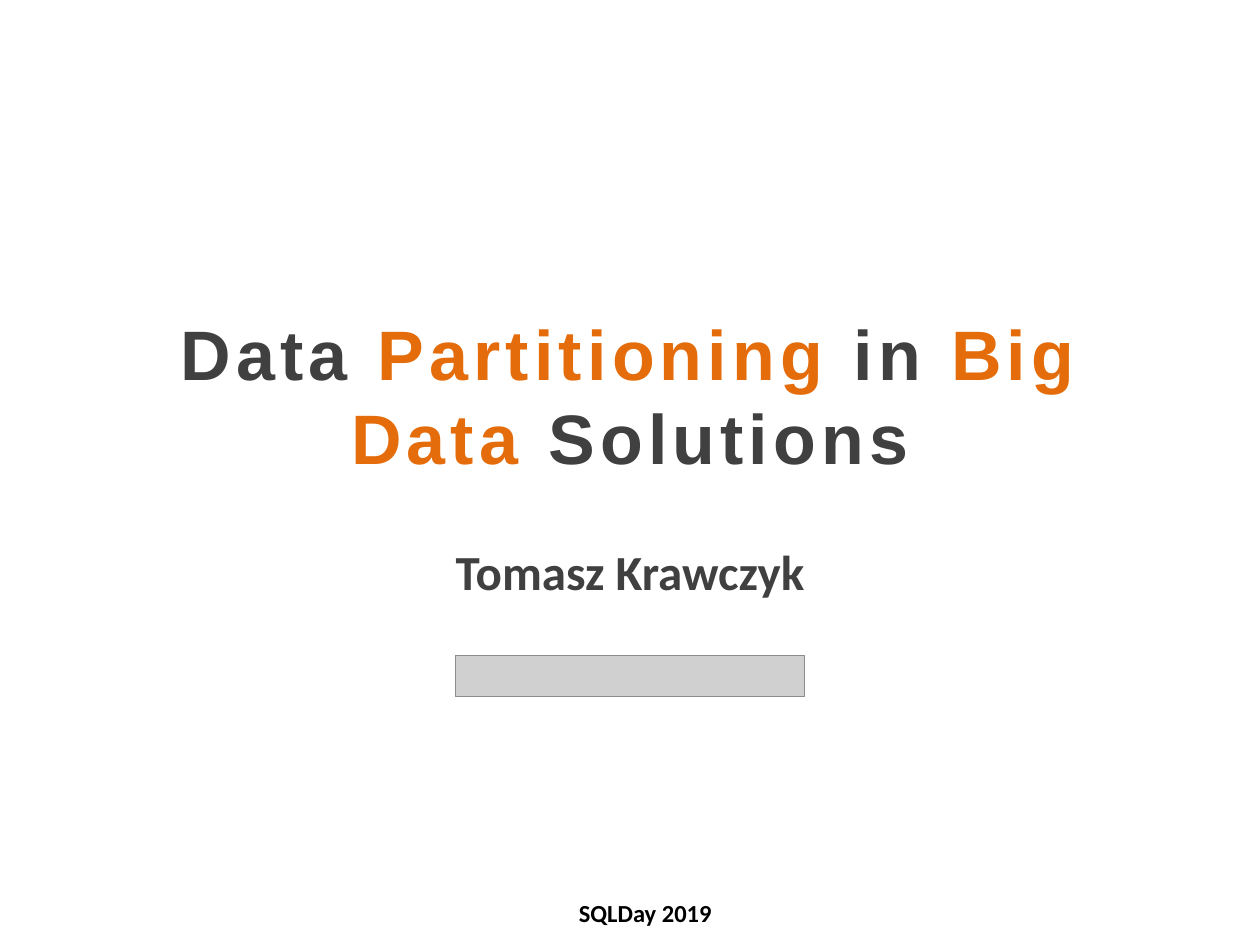
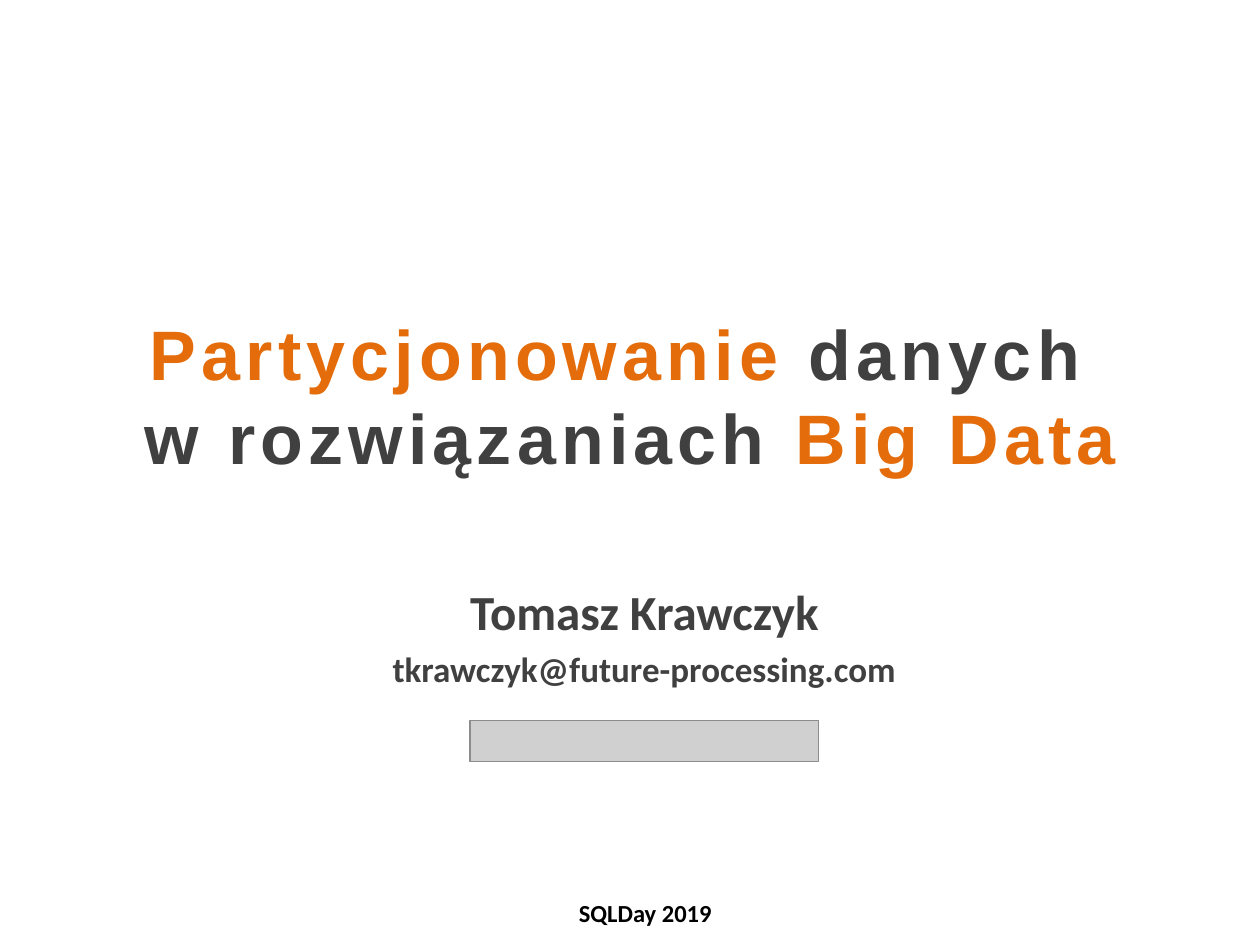
Before and after one commit to cloud4yourdata/CommunityEvents, a slide deck: slide 2 of SQLDay2019/SQLDay2019_PartitioningInBigDataSolutions.pptx. Drawn at 1260x945 pixels with LibreOffice and Linux fonts; fonts in the diff are those of the drawing; grey boxes stand for pictures; background and template pictures are left out. Boxes give left, top, right and bottom in pixels: in the first picture for what was removed or moved away, otherwise in the second. Text is boxed around its words. In the diff, an @@ line names an element or a change of style, - is before the commit and + after.

```diff
--- a/SQLDay2019/SQLDay2019_PartitioningInBigDataSolutions.pptx
+++ b/SQLDay2019/SQLDay2019_PartitioningInBigDataSolutions.pptx
@@ title at box(144, 329, 1115, 477): text changed @@
-Data Partitioning in Big Data Solutions
+Partycjonowanie danych
+w rozwiązaniach Big Data
@@ subtitle "Tomasz Krawczyk": place and size @@
-subtitle "Tomasz Krawczyk" at box(456, 555, 805, 598)
+subtitle "Tomasz Krawczyk" at box(393, 595, 896, 688)
@@ subtitle at box(393, 657, 896, 688): paragraph added @@
+tkrawczyk@future-processing.com
@@ picture: place and size @@
-picture at box(456, 655, 805, 697)
+picture at box(470, 721, 819, 762)
```
Also in this commit, not shown: 17 other slides changed, 1 other file.
